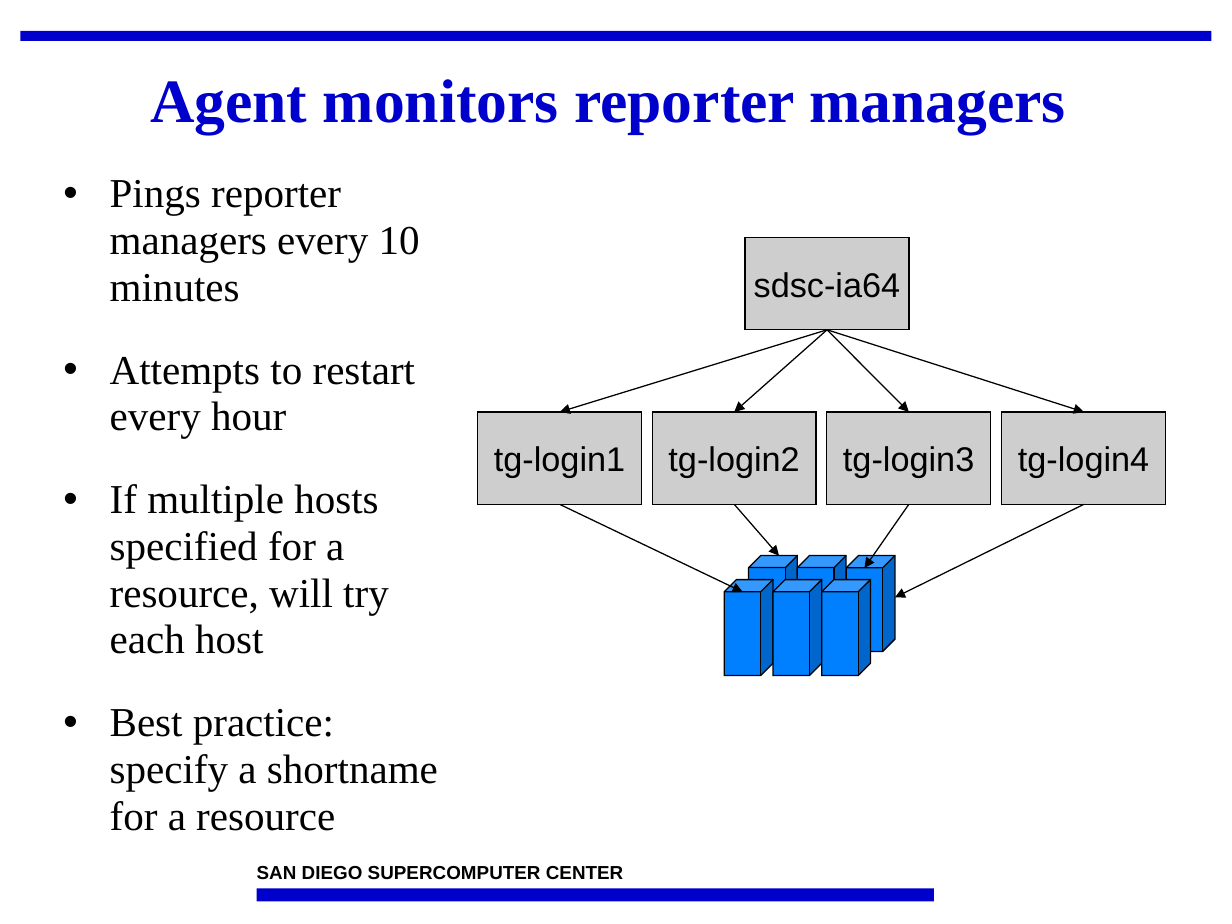
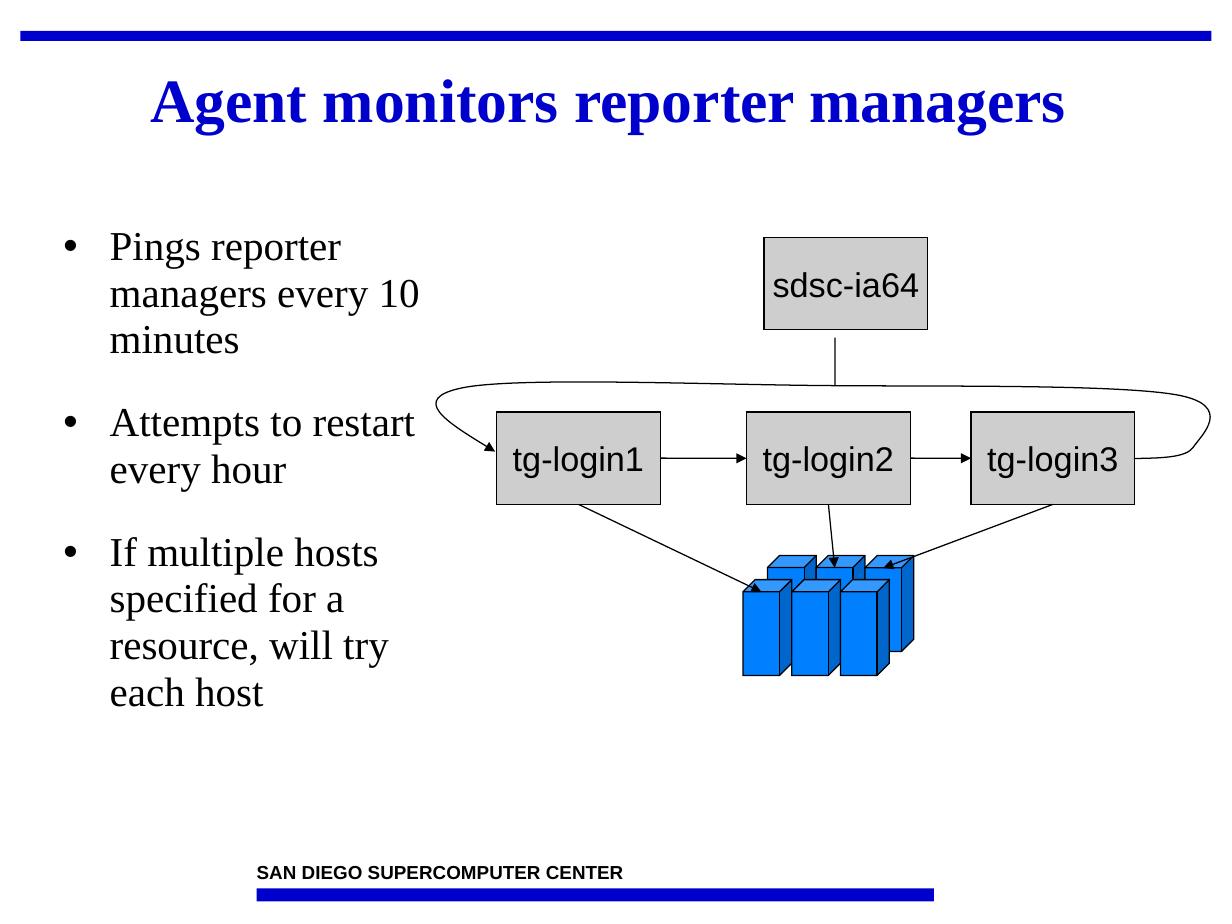
Before and after one commit to IncaProject/inca-xsede, a slide deck: slide 26 of talks/2008workshop/control.ppt. Drawn at 1232x924 pixels with LibreOffice and Linux fonts; fonts in the diff are those of the drawing; background and template pictures are left out. Boxes give left, top, right and bottom in pixels: in the first picture for what was removed or moved away, otherwise in the second. Text is boxed around its words. In the diff, an @@ line names an element or a change of style, - is before the commit and + after.

```diff
--- a/talks/2008workshop/control.ppt
+++ b/talks/2008workshop/control.ppt
@@ text "Pings reporter managers every 10 ...": place and size @@
-text "Pings reporter managers every 10 ..." at (110,180,438,831)
+text "Pings reporter managers every 10 ..." at (110,233,420,707)
@@ arrow removed from (827, 330) to (734, 411) @@
@@ arrow moved from (827, 330) - (909, 411) to (835, 338) - (835, 386) @@
@@ arrow (835, 338) - (835, 386): arrow to line @@
@@ freeform shape added at (408,377,1232,458), outline #000000 0.74 pt @@
@@ rectangle "tg-login2": place and size @@
-rectangle "tg-login2" at (653,411,817,504)
+rectangle "tg-login2" at (747,411,910,504)
@@ rectangle "tg-login3": place and size @@
-rectangle "tg-login3" at (827,411,991,504)
+rectangle "tg-login3" at (971,411,1135,504)
@@ rectangle removed at (1002,411,1165,504) @@
-tg-login4
@@ arrow moved from (827, 330) - (559, 411) to (660, 458) - (747, 458) @@
@@ arrow moved from (827, 330) - (1084, 411) to (910, 458) - (971, 458) @@
@@ 6 cubes, 2 rectangles, 1 arrow: place and size @@
-6 cubes, 2 rectangles, 1 arrow at (478,238,909,675)
+6 cubes, 2 rectangles, 1 arrow at (496,238,928,675)
@@ arrow removed from (734, 504) to (779, 556) @@
@@ arrow moved from (909, 504) - (865, 568) to (828, 504) - (835, 568) @@
@@ arrow moved from (1084, 504) - (894, 598) to (1053, 504) - (883, 568) @@
@@ text at (110,709,438,831): paragraph removed @@
-• Best practice: specify a shortname for a resource
```
Also in this commit, not shown: 16 other slides changed.
